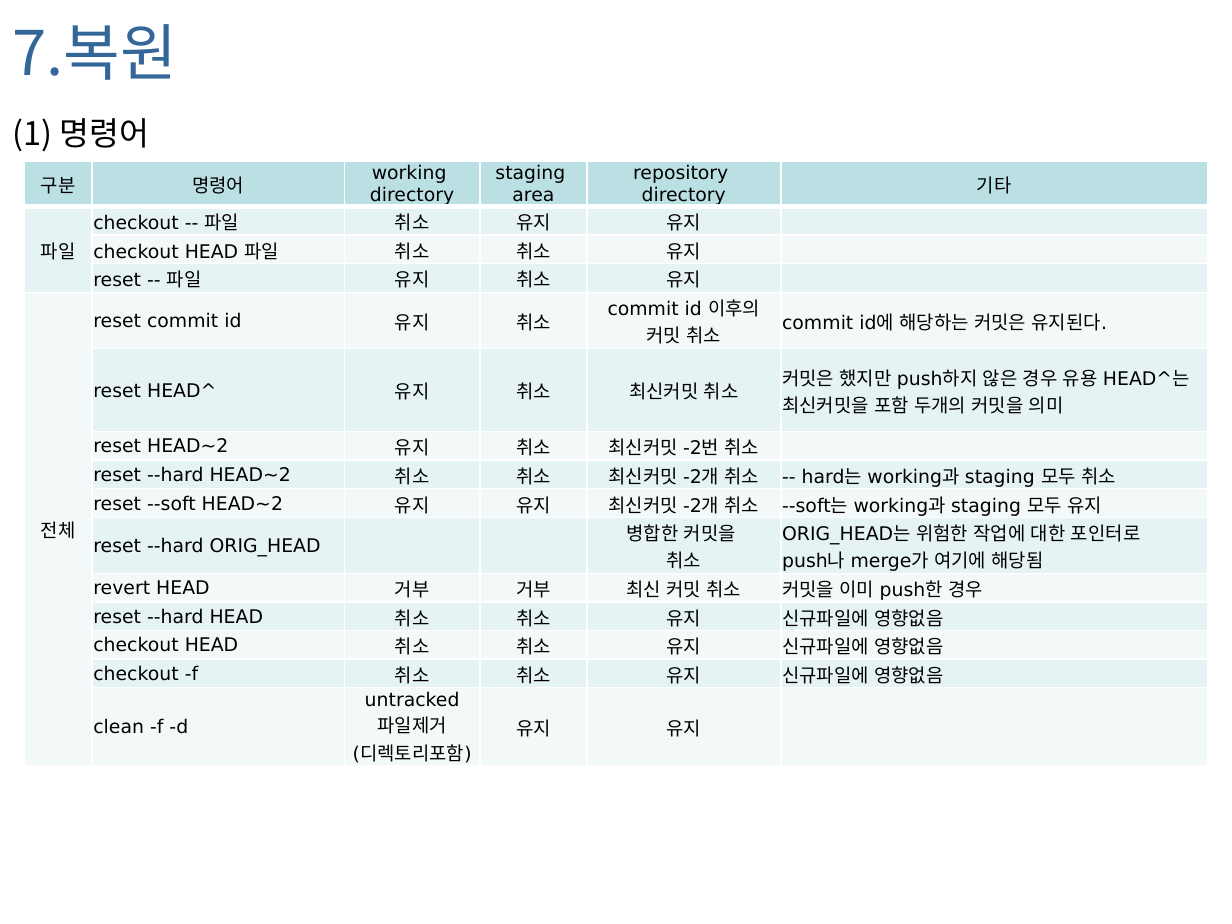
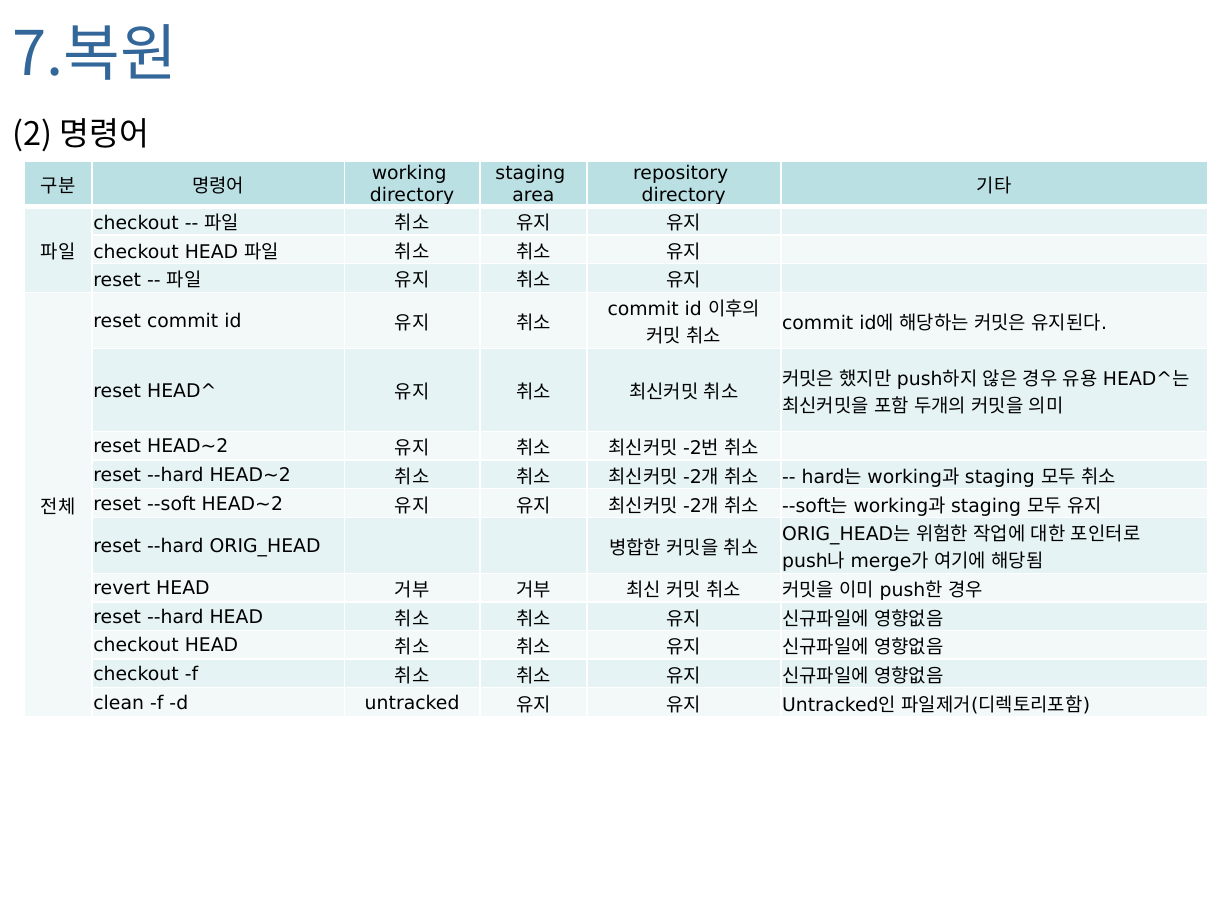
Before and after one commit to foxworld/001-Git, a slide deck: slide 17 of Git_20140210.pptx. Drawn at 1232x924 pixels with LibreOffice and Linux fonts; fonts in the diff are those of the drawing; background and template pictures are left out. Boxes give left, top, right and bottom in pixels: in the first picture for what was removed or moved away, otherwise in the second. Text is boxed around its words. In the diff, an @@ line names an element or a change of style, - is before the commit and + after.

```diff
--- a/Git_20140210.pptx
+++ b/Git_20140210.pptx
@@ text at (12, 118, 150, 151): text changed @@
-(1) 명령어
+(2) 명령어
@@ table at (25, 161, 1207, 718) @@
-row 10, column 5: 병합한 커밋을 / 취소
+row 10, column 5: 병합한 커밋을 취소
-row 15, column 3: untracked 파일제거 (디렉토리포함)
+row 15, column 3: untracked
-row 15, column 6: 
+row 15, column 6: Untracked인 파일제거(디렉토리포함)
```
Also in this commit, not shown: 2 other slides changed, 2 slides added.
